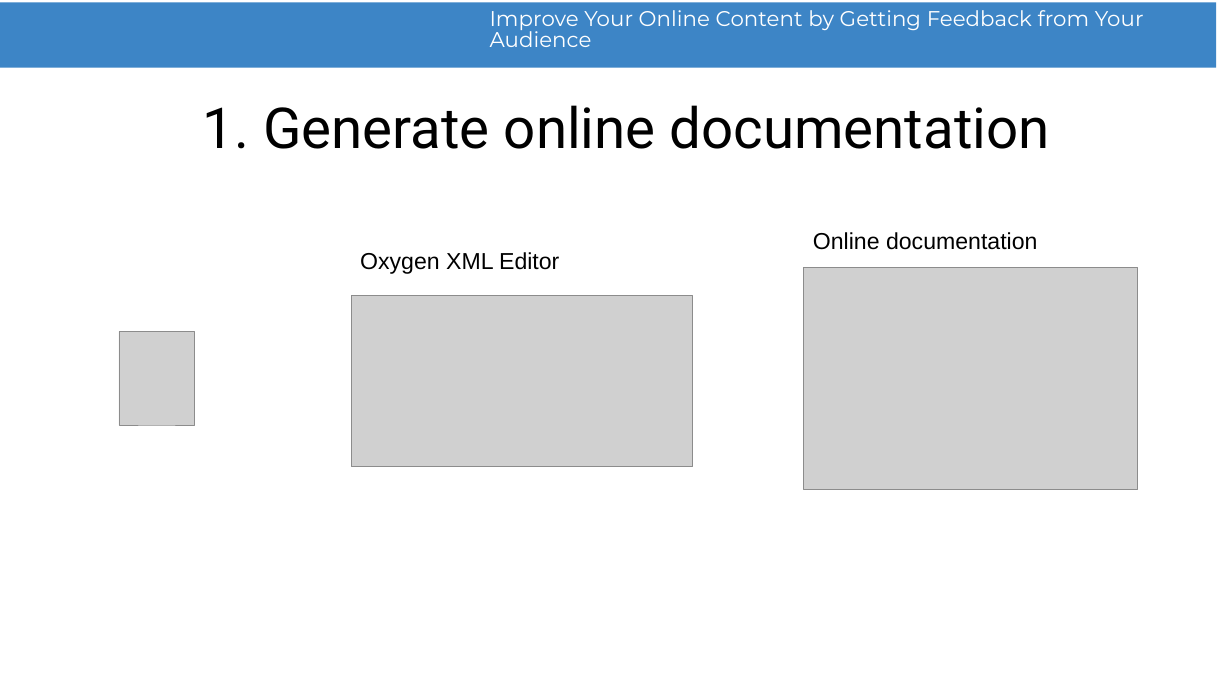
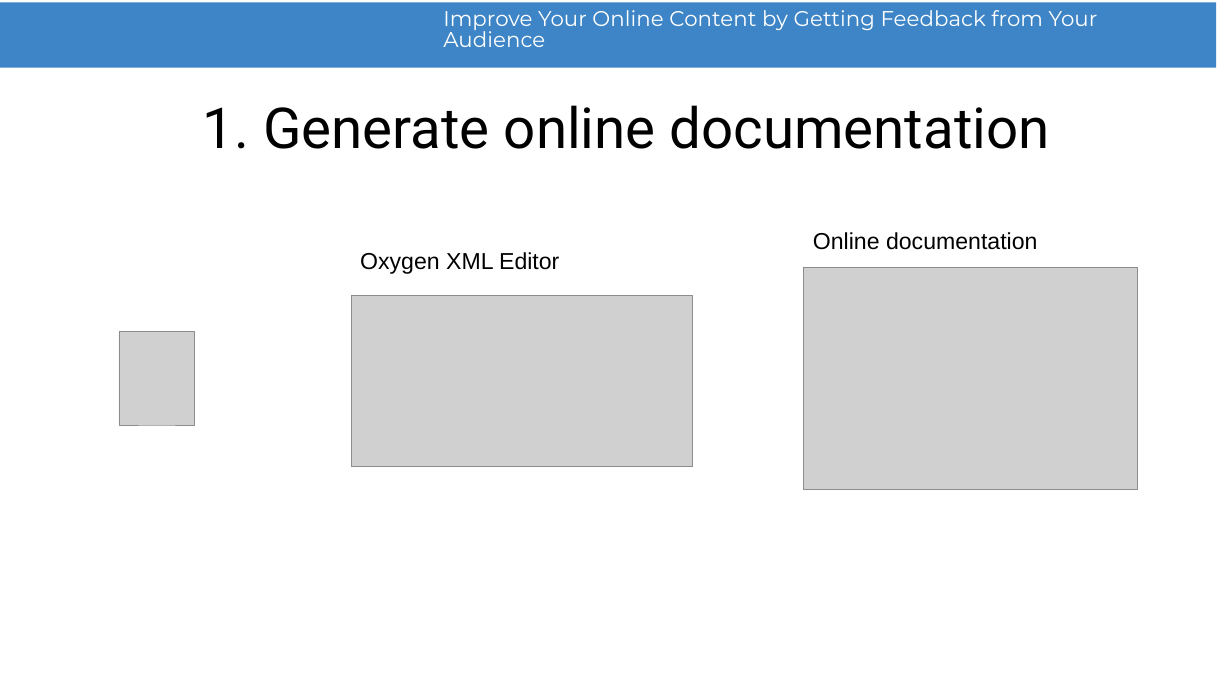
Before and after one commit to radu-pisoi/feedback-presentation, a slide deck: slide 3 of presentation/feedback-demo.odp (slide 5 before the commit). Drawn at 1232x693 pixels with LibreOffice and Linux fonts; fonts in the diff are those of the drawing; grey boxes stand for pictures; background and template pictures are left out. Boxes give left, top, right and bottom in pixels: in the first picture for what was removed or moved away, otherwise in the second. Text is boxed around its words. In the diff, an @@ line names an element or a change of style, - is before the commit and + after.

```diff
--- a/presentation/feedback-demo.odp
+++ b/presentation/feedback-demo.odp
@@ text "Improve Your Online Content by ...": place and size @@
-text "Improve Your Online Content by ..." at bbox=[490, 10, 1144, 47]
+text "Improve Your Online Content by ..." at bbox=[443, 10, 1098, 47]
```
Also in this commit, not shown: 28 other slides changed, 1 other file.
